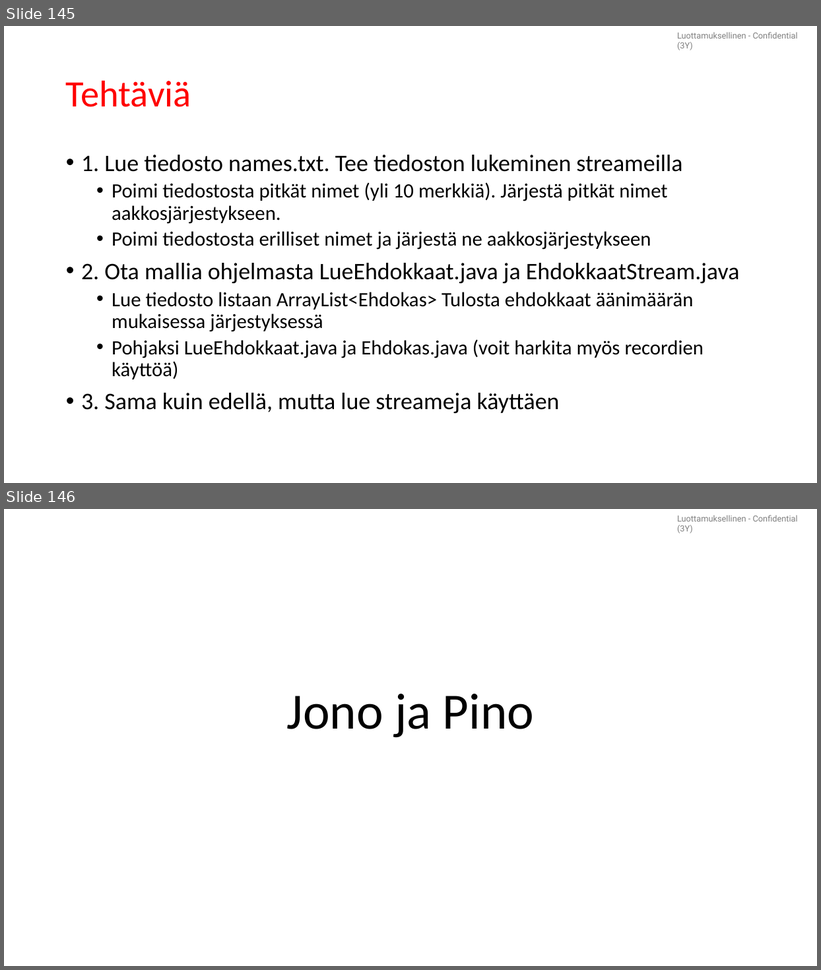
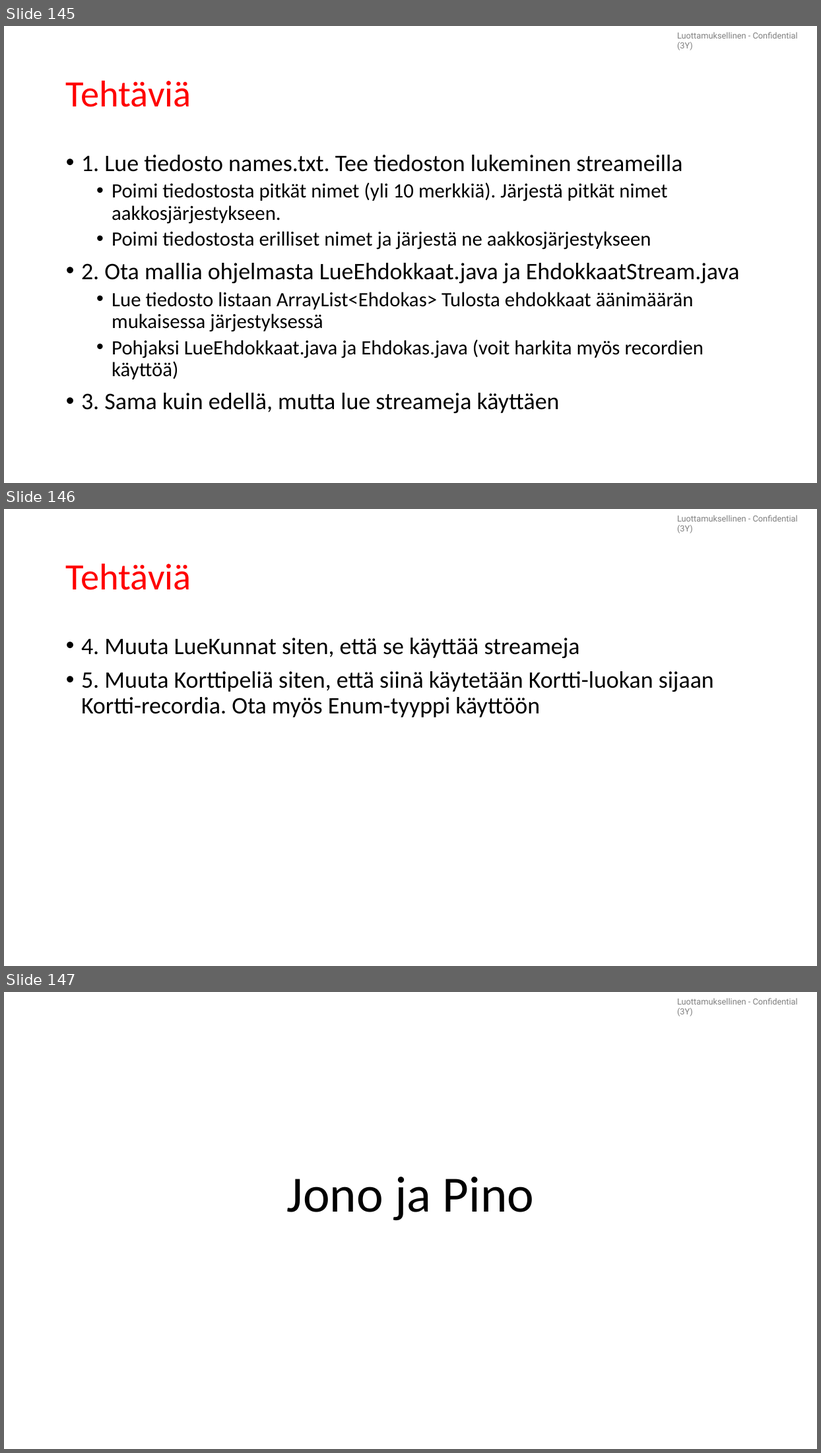
Before and after one commit to lpemake/TrakTite25, a slide deck: Tietorakenteet ja algoritmit TITE25.pptx. Shown one above the other, each under a label of ours: slides 145 and 146 before the commit, slides 145, 146 and 147 after it. The pictures are 821x970 and 821x1453 pixels, drawn with LibreOffice and Linux fonts; fonts in the diff are those of the drawing. Boxes give left, top, right and bottom in pixels: in the first picture for what was removed or moved away, otherwise in the second. Text is boxed around its words. In the diff, an @@ line names an element or a change of style, - is before the commit and + after.

```diff
--- a/Tietorakenteet ja algoritmit TITE25.pptx
+++ b/Tietorakenteet ja algoritmit TITE25.pptx
@@ slide 146 added at bbox=[4, 509, 817, 966], background #FFFFFF; not listed: 1 template element that a slide beside it also shows @@
@@ title added at bbox=[66, 563, 191, 590], 44 pt, text #FF0000 @@
+Tehtäviä
@@ text added at bbox=[81, 638, 714, 718], 28 pt, text #000000 @@
+• 4. Muuta LueKunnat siten, että se käyttää streameja
+• 5. Muuta Korttipeliä siten, että siinä käytetään Kortti-luokan sijaan Kortti-recordia. Ota myös Enum-tyyppi käyttöön
@@ what was slide 146 is now slide 147 @@
```
Also in this commit, not shown: 3 other files.
